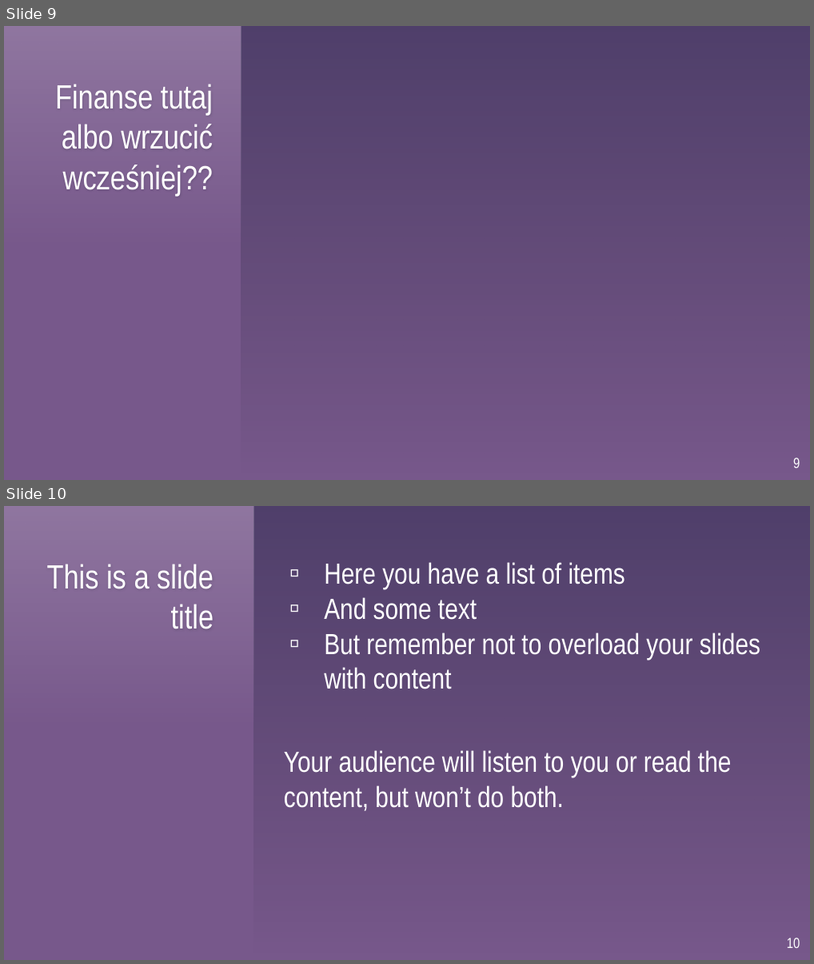
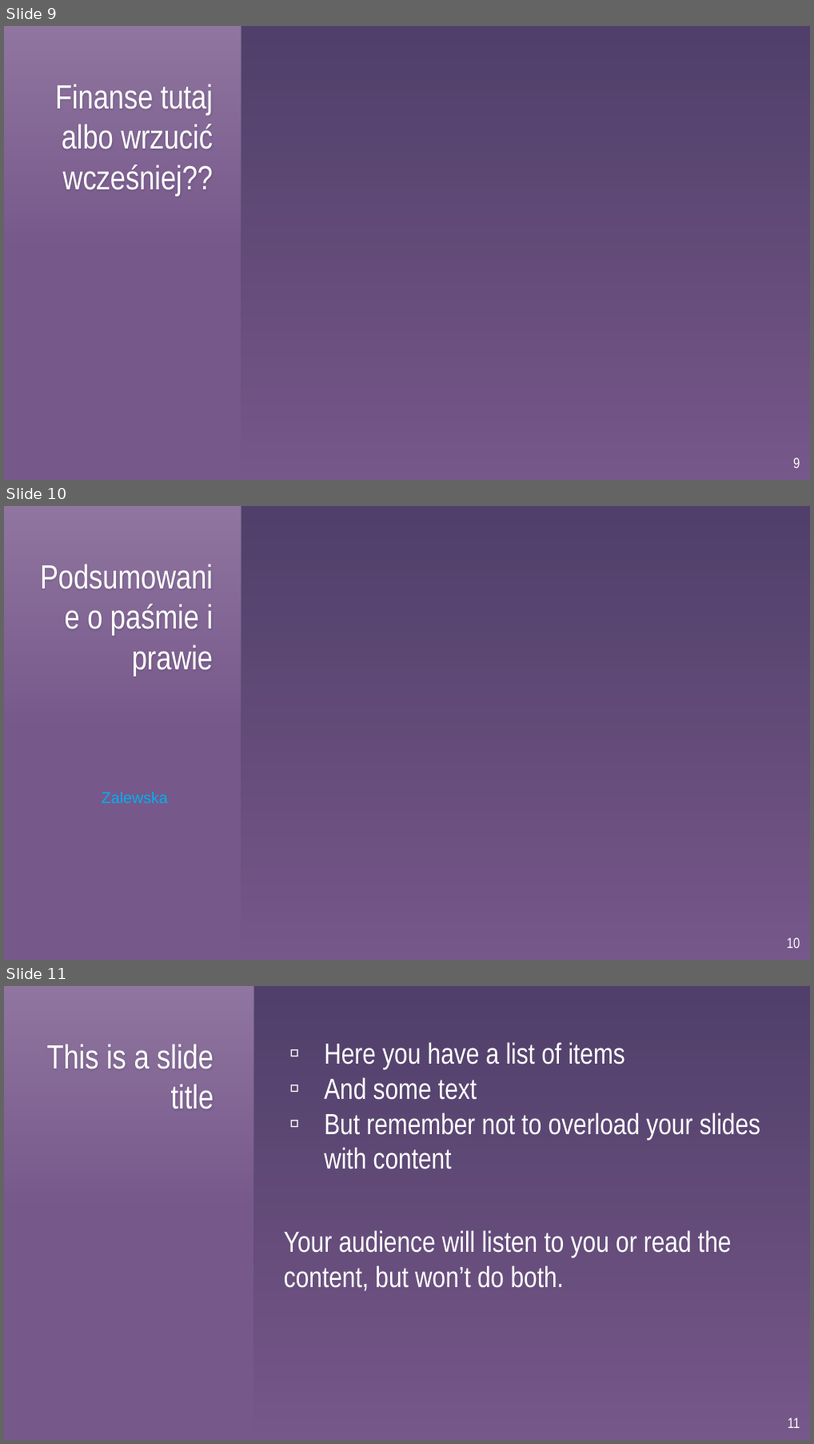
Before and after one commit to Tuptaju/OST, a slide deck: OST - draft.pptx. Shown one above the other, each under a label of ours: slides 9 and 10 before the commit, slides 9, 10 and 11 after it. The pictures are 814x964 and 814x1444 pixels, drawn with LibreOffice and Linux fonts; fonts in the diff are those of the drawing; background and template pictures are left out. Boxes give left, top, right and bottom in pixels: in the first picture for what was removed or moved away, otherwise in the second. Text is boxed around its words. In the diff, an @@ line names an element or a change of style, - is before the commit and + after.

```diff
--- a/OST - draft.pptx
+++ b/OST - draft.pptx
@@ slide 10 added at (4,506,810,960), background #77588B; not listed: 2 template elements that a slide beside it also shows @@
@@ title added at (87,604,214,676), 30 pt, text #FFFFFF @@
+Podsumowanie o paśmie i prawie
@@ text added at (102,792,168,803), 14 pt, text #00B0F0 @@
+Zalewska
@@ page number added at (787,937,801,948), 13 pt, text #FFFFFF @@
+10
@@ what was slide 10 is now slide 11 @@
@@ page number at (788,1417,801,1428): text changed @@
-10
+11
```
Also in this commit, not shown: 4 slides changed, 1 other file.
